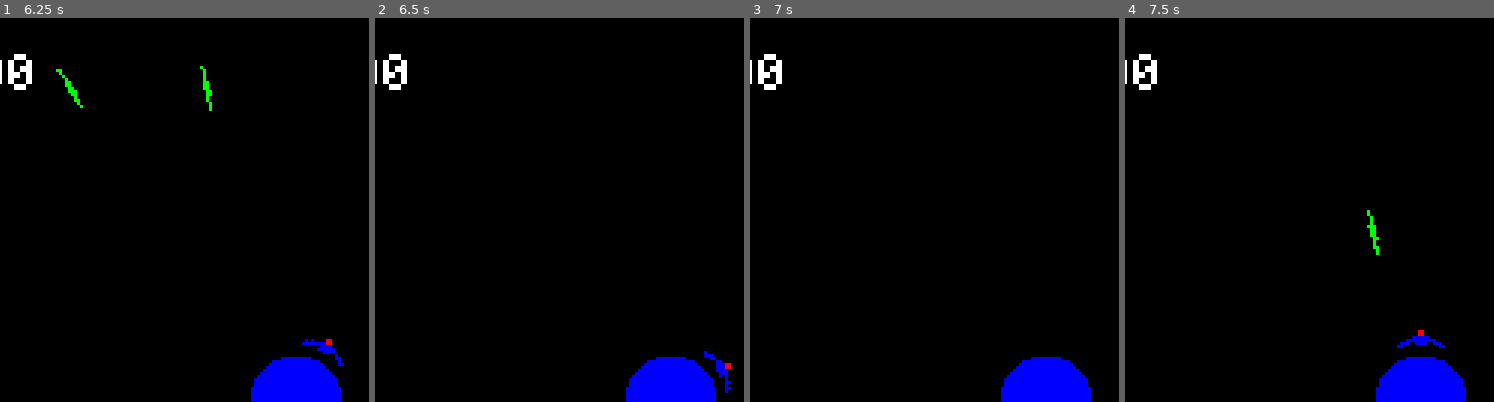
Above: before the commit, frames 1-4 (left to right).
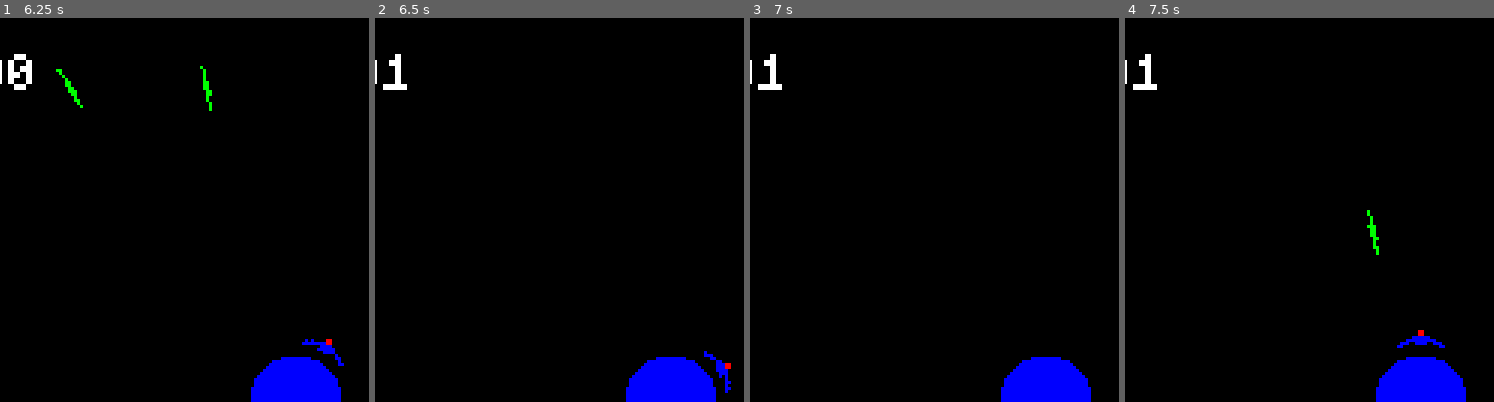
Above: after the commit, the same moments.

Repository: VernalUmbrella/tiniest-planet
Game: Godot game, scene res://scenes/game.tscn
The game is run twice, just before and just after one commit, with the same random seed, the same clock (stepped at 60 frames per second) and the same inputs.
Inputs:
- Up to frame 1 (6.25 s): hold Shift (boost) 0.53-1.28 s; tap Enter at 1.25, 4.25 s; tap Space (shoot) at 1.35, 2.75, 2.85, 4.35, 5.75, 5.85 s; hold Shift (boost) 2.03-2.78 s; hold Shift (boost) 3.53-4.28 s; hold Shift (boost) 5.03-5.78 s
- Up to frame 2 (6.5 s): no input
- Up to frame 3 (7 s): hold Shift (boost) from 6.53 s (still down)
- Up to frame 4 (7.5 s): release Shift (boost) at 7.28 s; tap Space (shoot) at 7.35 s
The pictures show only the part of the screen within x 8-58%, y 0-50%; the shares and areas given below are measured in that part.

Frame 1 is identical in both runs. In frame 2, 0.4% of the frame differs, in the area x 2-9%, y 9-19%; in frame 3, 0.4%; in frame 4, 0.4%.

Commit message:
Add scoring and lives functionality

Diff:
--- /dev/null
+++ b/src/_global/events.gd
@@ -0,0 +1,6 @@
+extends Node
+
+@warning_ignore_start("unused_signal")
+signal enemy_died()
+signal player_died()
+@warning_ignore_restore("unused_signal")
--- a/src/project.godot
+++ b/src/project.godot
@@ -22,6 +22,7 @@
 [autoload]
 
 SFXPlayer="*res://_global/sfx_player.tscn"
+Events="*res://_global/events.gd"
 
 [display]
 
--- a/src/scenes/game.tscn
+++ b/src/scenes/game.tscn
@@ -62,7 +62,8 @@
 
 [node name="FrontLayer" type="CanvasLayer" parent="."]
 
-[node name="Label" type="Label" parent="FrontLayer"]
+[node name="ScoreCounter" type="Label" parent="FrontLayer"]
+unique_name_in_owner = true
 offset_left = 10.0
 offset_top = 10.0
 offset_right = 38.0
@@ -80,12 +81,13 @@
 grow_horizontal = 0
 alignment = 1
 
-[node name="TextureRect" type="TextureRect" parent="FrontLayer/LivesDisplay"]
+[node name="TurretIcon" type="TextureRect" parent="FrontLayer/LivesDisplay"]
 layout_mode = 2
 texture = SubResource("AtlasTexture_u5sy4")
 stretch_mode = 5
 
-[node name="Label" type="Label" parent="FrontLayer/LivesDisplay"]
+[node name="LivesCounter" type="Label" parent="FrontLayer/LivesDisplay"]
+unique_name_in_owner = true
 layout_mode = 2
 text = "5"
 
--- a/src/scripts/enemy.gd
+++ b/src/scripts/enemy.gd
@@ -19,5 +19,8 @@
 
 
 func _on_orbit_area_entered(area:Area2D) -> void:
-	# TODO: differentiate between crashing into the planet and getting hit by a bullet
+	if area.is_in_group("player_projectile"):
+		Events.enemy_died.emit()
+	else:
+		Events.player_died.emit()
 	die()
--- a/src/scripts/game.gd
+++ b/src/scripts/game.gd
@@ -6,8 +6,23 @@
 const SCREEN_CENTER := Vector2(WINDOW_WIDTH, WINDOW_HEIGHT) / 2
 
 @onready var music_player: AudioStreamPlayer = $MusicPlayer
+@onready var score_counter: Label = %ScoreCounter
+@onready var lives_counter: Label = %LivesCounter
+
+var score: int = 0:
+	set(value):
+		score = value
+		while score > 127: # funny byte overflow simulation
+			score -= 256
+		score_counter.text = "%03d" % score
+var lives: int = 5:
+	set(value):
+		lives = value
+		lives_counter.text = str(lives)
 
 func _ready() -> void:
+	Events.enemy_died.connect(_on_enemy_died)
+	Events.player_died.connect(_on_player_died)
 	start_round()
 
 
@@ -18,3 +33,11 @@
 func _on_playable_area_area_exited(area: Area2D) -> void:
 	print("DELETING:" + str(area))
 	area.queue_free()
+
+
+func _on_player_died():
+	lives -= 1
+
+
+func _on_enemy_died():
+	score += 1
Not shown, added: src/_global/events.gd.uid
